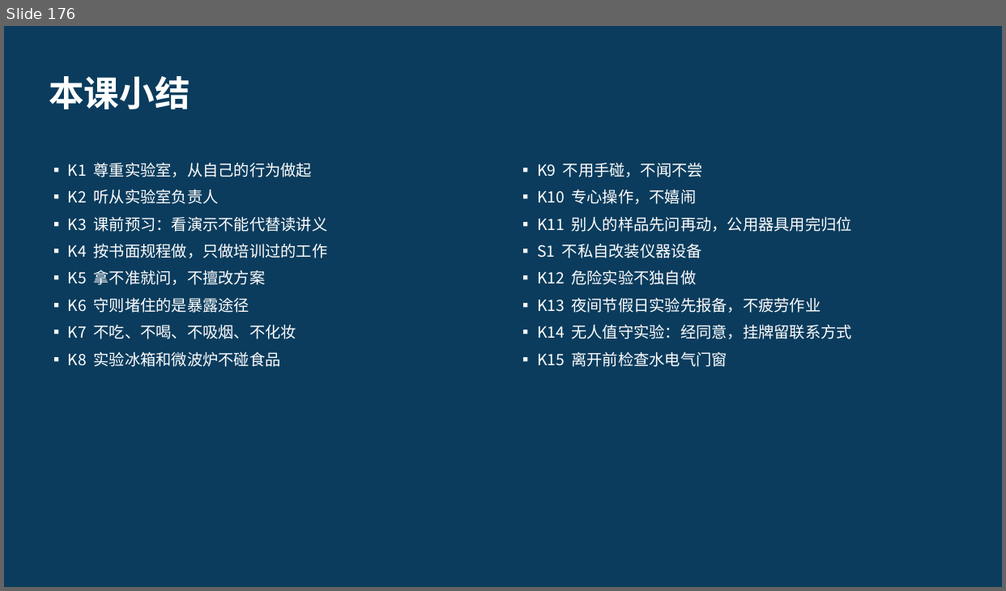
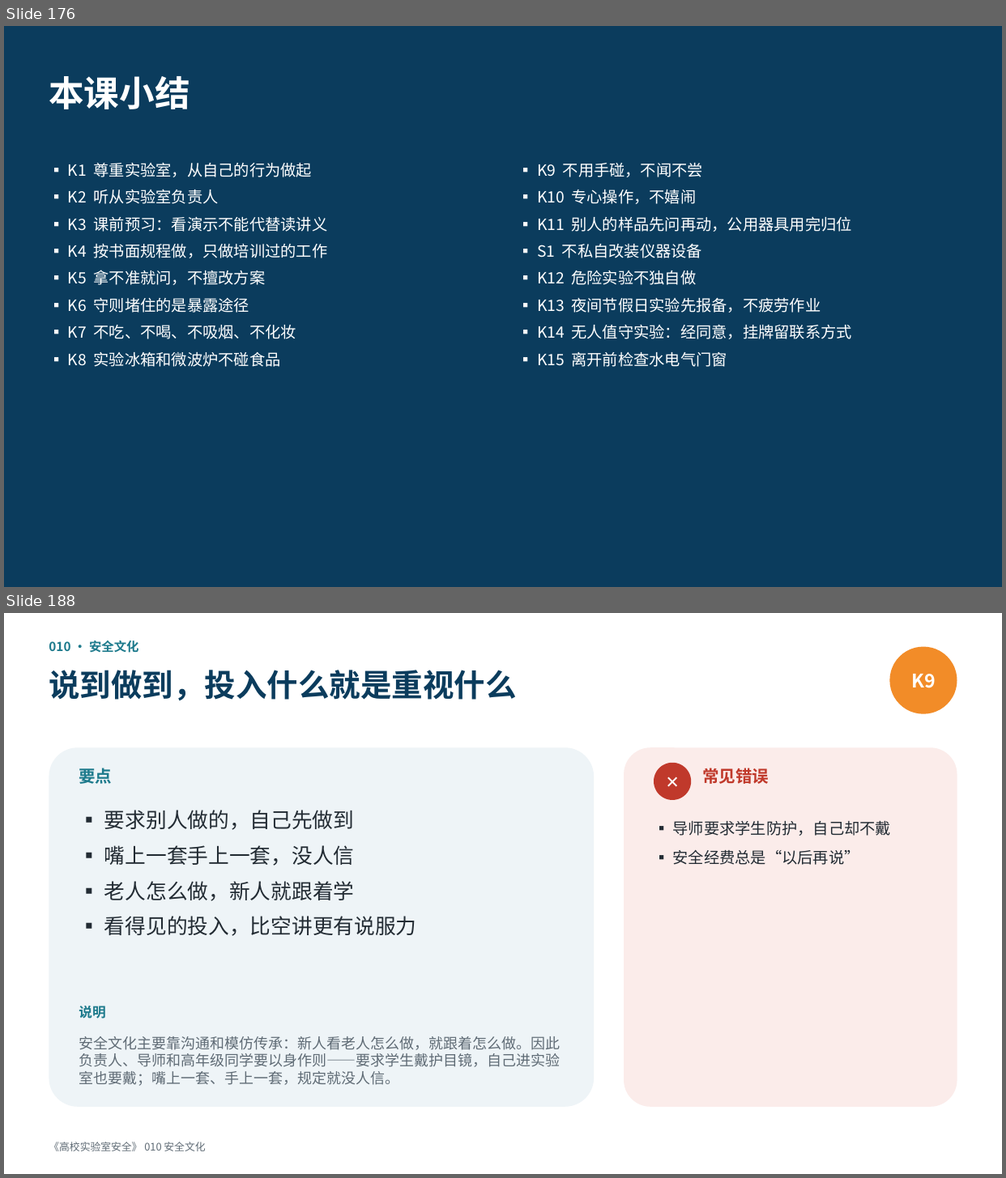
Before and after one commit to hanrongwx-max/videoyoutubo, a slide deck: course/高校实验室安全/课件/第1章_法规、管理与安全文化.pptx. Shown one above the other, each under a label of ours: slide 176 before the commit, slides 176 and 188 after it; the slides between them are not shown. The pictures are 1006x591 and 1006x1178 pixels, drawn with LibreOffice and Linux fonts; fonts in the diff are those of the drawing. Boxes give left, top, right and bottom in pixels: in the first picture for what was removed or moved away, otherwise in the second. Text is boxed around its words. In the diff, an @@ line names an element or a change of style, - is before the commit and + after.

```diff
--- a/course/高校实验室安全/课件/第1章_法规、管理与安全文化.pptx
+++ b/course/高校实验室安全/课件/第1章_法规、管理与安全文化.pptx
@@ slide 188 added at box(4, 613, 1002, 1174), background #FFFFFF @@
@@ text added at box(49, 641, 139, 653), 12 pt, text #1D7A8C, bold @@
+010 · 安全文化
@@ ellipse added at box(889, 647, 957, 714), fill #F28C28, 18 pt, text #FFFFFF, bold @@
+K9
@@ text added at box(49, 670, 516, 700), 30 pt, text #0B3C5D, bold @@
+说到做到，投入什么就是重视什么
@@ rounded rectangle added at box(49, 747, 594, 1107), fill #EEF4F7 @@
@@ rounded rectangle added at box(624, 747, 957, 1107), fill #FBECEA @@
@@ text added at box(79, 768, 112, 784), 16 pt, text #1D7A8C, bold @@
+要点
@@ ellipse added at box(654, 763, 691, 800), fill #C0392B, 16 pt, text #FFFFFF, bold @@
+✕
@@ text added at box(702, 768, 769, 784), 16 pt, text #C0392B, bold @@
+常见错误
@@ text added at box(104, 810, 417, 936), 20 pt, text #222B33 @@
+▪ 要求别人做的，自己先做到
+▪ 嘴上一套手上一套，没人信
+▪ 老人怎么做，新人就跟着学
+▪ 看得见的投入，比空讲更有说服力
@@ text added at box(673, 821, 891, 865), 15 pt, text #222B33 @@
+▪ 导师要求学生防护，自己却不戴
+▪ 安全经费总是“以后再说”
@@ text added at box(79, 1006, 105, 1019), 13 pt, text #1D7A8C, bold @@
+说明
@@ text added at box(79, 1037, 560, 1086), 14 pt, text #5F6B75 @@
+安全文化主要靠沟通和模仿传承：新人看老人怎么做，就跟着怎么做。因此负责人、导师和高年级同学要以身作则——要求学生戴护目镜，自己进实验室也要戴；嘴上一套、手上一套，规定就没人信。
@@ text added at box(49, 1142, 205, 1152), 10 pt, text #5F6B75 @@
+《高校实验室安全》 010 安全文化
```
Also in this commit, not shown: 23 other slides added, 2 other files.
